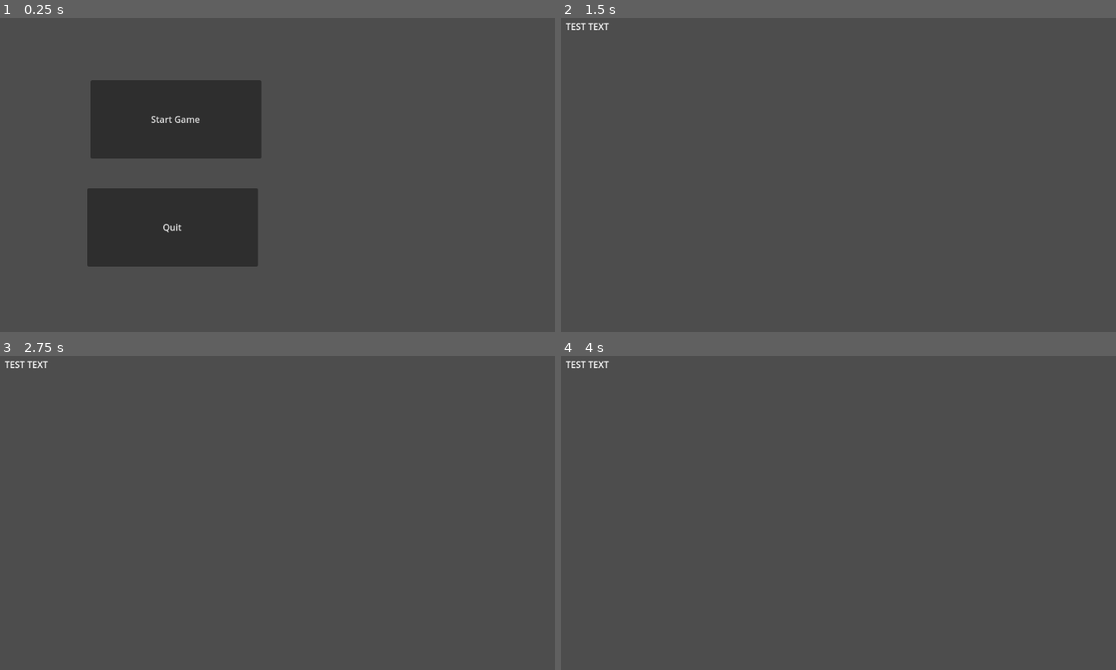
Above: before the commit, frames 1-4 (two rows, left to right).
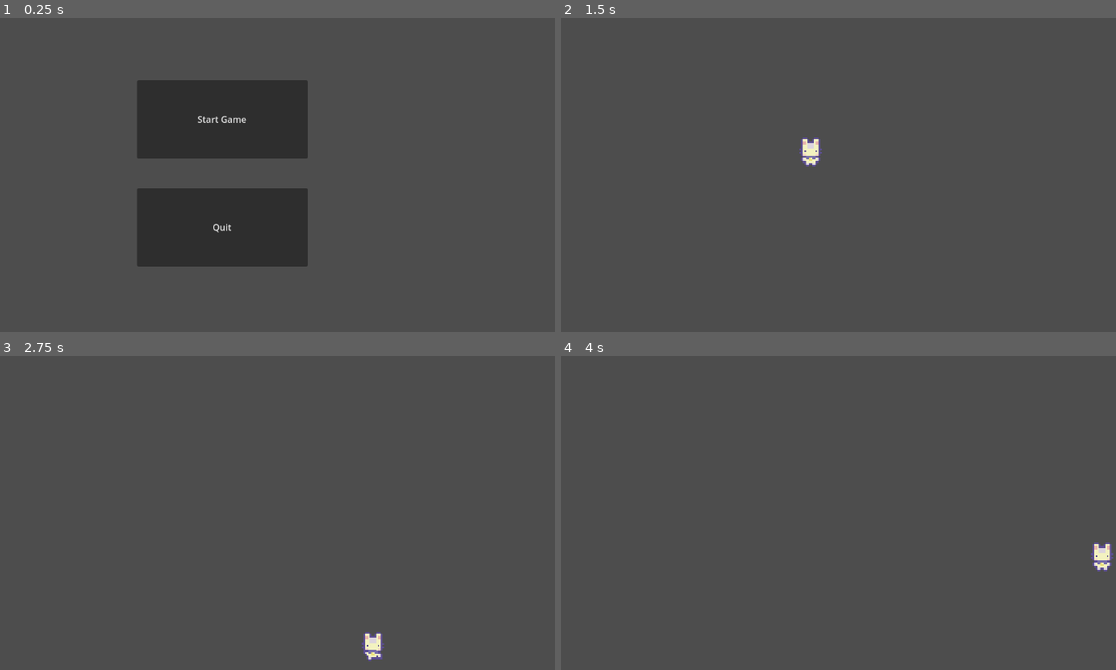
Above: after the commit, the same moments.

Repository: myr124/Roguelike
Game: Godot game, scene res://main_menu.tscn
The game is run twice, just before and just after one commit, with the same random seed, the same clock (stepped at 60 frames per second) and the same inputs.
Inputs:
- Up to frame 1 (0.25 s): no input
- Up to frame 2 (1.5 s): click "Start Game" at 0.5 s; hold D (right, bound only after the commit) from 1.28 s (still down)
- Up to frame 3 (2.75 s): release D (right, bound only after the commit) at 2.03 s; hold S (down, bound only after the commit) from 2.03 s (still down)
- Up to frame 4 (4 s): release S (down, bound only after the commit) at 2.78 s; hold D (right, bound only after the commit) 2.78-3.53 s; hold W (up, bound only after the commit) from 3.53 s (still down)

The runs differ from the first frame. In frame 1, 8.9% of the frame differs, in the area x 15-56%, y 19-80%; in frame 2, 0.4%; in frame 3, 0.4%; in frame 4, 0.4%.

Commit message:
Player movement implemented

Diff:
--- /dev/null
+++ b/Player.gd
@@ -0,0 +1,13 @@
+extends CharacterBody2D
+
+@export var speed = 400
+@onready var sprite = get_node("AnimatedSprite2D")
+func get_input():
+	var input_direction = Input.get_vector("left", "right", "up", "down")
+	velocity = input_direction * speed
+	print(input_direction)
+
+func _process(delta):
+	get_input()
+	sprite.play("Walk")
+	move_and_slide()
--- /dev/null
+++ b/Player.tscn
@@ -0,0 +1,70 @@
+[gd_scene load_steps=10 format=3 uid="uid://0vh3othvxrnw"]
+
+[ext_resource type="Script" path="res://Player.gd" id="1_6jjq1"]
+[ext_resource type="Texture2D" uid="uid://ddamflf4vpj2j" path="res://Sprout Lands - Sprites - Basic pack/Characters/Basic Charakter Spritesheet.png" id="2_pbt1k"]
+
+[sub_resource type="AtlasTexture" id="AtlasTexture_7f043"]
+atlas = ExtResource("2_pbt1k")
+region = Rect2(0, 0, 48, 48)
+
+[sub_resource type="AtlasTexture" id="AtlasTexture_esehk"]
+atlas = ExtResource("2_pbt1k")
+region = Rect2(0, 0, 48, 48)
+
+[sub_resource type="AtlasTexture" id="AtlasTexture_0aql8"]
+atlas = ExtResource("2_pbt1k")
+region = Rect2(48, 0, 48, 48)
+
+[sub_resource type="AtlasTexture" id="AtlasTexture_pet0l"]
+atlas = ExtResource("2_pbt1k")
+region = Rect2(96, 0, 48, 48)
+
+[sub_resource type="AtlasTexture" id="AtlasTexture_f3wru"]
+atlas = ExtResource("2_pbt1k")
+region = Rect2(144, 0, 48, 48)
+
+[sub_resource type="SpriteFrames" id="SpriteFrames_84mtl"]
+animations = [{
+"frames": [{
+"duration": 1.0,
+"texture": SubResource("AtlasTexture_7f043")
+}],
+"loop": true,
+"name": &"Idle",
+"speed": 5.0
+}, {
+"frames": [{
+"duration": 1.0,
+"texture": SubResource("AtlasTexture_esehk")
+}, {
+"duration": 1.0,
+"texture": SubResource("AtlasTexture_0aql8")
+}, {
+"duration": 1.0,
+"texture": SubResource("AtlasTexture_pet0l")
+}, {
+"duration": 1.0,
+"texture": SubResource("AtlasTexture_f3wru")
+}],
+"loop": true,
+"name": &"Walk",
+"speed": 5.0
+}]
+
+[sub_resource type="RectangleShape2D" id="RectangleShape2D_s5pav"]
+size = Vector2(39, 52)
+
+[node name="Player" type="Node2D"]
+position = Vector2(527, 326)
+
+[node name="Player" type="CharacterBody2D" parent="."]
+script = ExtResource("1_6jjq1")
+
+[node name="AnimatedSprite2D" type="AnimatedSprite2D" parent="Player"]
+scale = Vector2(2.83333, 3.25)
+sprite_frames = SubResource("SpriteFrames_84mtl")
+animation = &"Walk"
+
+[node name="CollisionShape2D" type="CollisionShape2D" parent="Player"]
+position = Vector2(0.5, 0)
+shape = SubResource("RectangleShape2D_s5pav")
--- a/World.tscn
+++ b/World.tscn
@@ -1,8 +1,7 @@
-[gd_scene format=3 uid="uid://ckyiybv0ilbvy"]
+[gd_scene load_steps=2 format=3 uid="uid://ckyiybv0ilbvy"]
 
-[node name="Label" type="Label"]
-offset_left = 170.0
-offset_top = 90.0
-offset_right = 651.0
-offset_bottom = 305.0
-text = "TEST TEXT"
+[ext_resource type="PackedScene" uid="uid://0vh3othvxrnw" path="res://Player.tscn" id="1_76dj5"]
+
+[node name="Node2D" type="Node2D"]
+
+[node name="Player" parent="." instance=ExtResource("1_76dj5")]
--- a/main_menu.tscn
+++ b/main_menu.tscn
@@ -6,16 +6,16 @@
 script = ExtResource("1_ge8q3")
 
 [node name="StartButton" type="Button" parent="."]
-offset_left = 323.0
+offset_left = 406.0
 offset_top = 198.0
-offset_right = 628.0
+offset_right = 711.0
 offset_bottom = 338.0
 text = "Start Game"
 
 [node name="QuitButton" type="Button" parent="."]
-offset_left = 317.0
+offset_left = 406.0
 offset_top = 391.0
-offset_right = 622.0
+offset_right = 711.0
 offset_bottom = 531.0
 text = "Quit"
 
--- a/project.godot
+++ b/project.godot
@@ -19,6 +19,30 @@
 
 project/assembly_name="Roguelike Hackathon"
 
+[input]
+
+left={
+"deadzone": 0.5,
+"events": [Object(InputEventKey,"resource_local_to_scene":false,"resource_name":"","device":0,"window_id":0,"alt_pressed":false,"shift_pressed":false,"ctrl_pressed":false,"meta_pressed":false,"pressed":false,"keycode":0,"physical_keycode":65,"key_label":0,"unicode":0,"echo":false,"script":null)
+]
+}
+right={
+"deadzone": 0.5,
+"events": [Object(InputEventKey,"resource_local_to_scene":false,"resource_name":"","device":0,"window_id":0,"alt_pressed":false,"shift_pressed":false,"ctrl_pressed":false,"meta_pressed":false,"pressed":false,"keycode":0,"physical_keycode":68,"key_label":0,"unicode":0,"echo":false,"script":null)
+]
+}
+up={
+"deadzone": 0.5,
+"events": [Object(InputEventKey,"resource_local_to_scene":false,"resource_name":"","device":0,"window_id":0,"alt_pressed":false,"shift_pressed":false,"ctrl_pressed":false,"meta_pressed":false,"pressed":false,"keycode":0,"physical_keycode":87,"key_label":0,"unicode":0,"echo":false,"script":null)
+]
+}
+down={
+"deadzone": 0.5,
+"events": [Object(InputEventKey,"resource_local_to_scene":false,"resource_name":"","device":0,"window_id":0,"alt_pressed":false,"shift_pressed":false,"ctrl_pressed":false,"meta_pressed":false,"pressed":false,"keycode":0,"physical_keycode":83,"key_label":0,"unicode":0,"echo":false,"script":null)
+]
+}
+
 [rendering]
 
+textures/canvas_textures/default_texture_filter=0
 renderer/rendering_method="mobile"
Binary file added: Sprout Lands - Sprites - Basic pack/Characters/Basic Charakter Actions.png
Not shown, added: Sprout Lands - Sprites - Basic pack/Characters/Basic Charakter Actions.png.import
Binary file added: Sprout Lands - Sprites - Basic pack/Characters/Basic Charakter Spritesheet.png
Not shown, added: Sprout Lands - Sprites - Basic pack/Characters/Basic Charakter Spritesheet.png.import
Binary file added: Sprout Lands - Sprites - Basic pack/Characters/Egg_And_Nest.png
Not shown, added: Sprout Lands - Sprites - Basic pack/Characters/Egg_And_Nest.png.import
Binary file added: Sprout Lands - Sprites - Basic pack/Characters/Free Chicken Sprites.png
Not shown, added: Sprout Lands - Sprites - Basic pack/Characters/Free Chicken Sprites.png.import
Binary file added: Sprout Lands - Sprites - Basic pack/Characters/Free Cow Sprites.png
Not shown, added: Sprout Lands - Sprites - Basic pack/Characters/Free Cow Sprites.png.import
Binary file added: Sprout Lands - Sprites - Basic pack/Characters/Tools.png
Not shown, added: Sprout Lands - Sprites - Basic pack/Characters/Tools.png.import
(and 39 more such lines)
